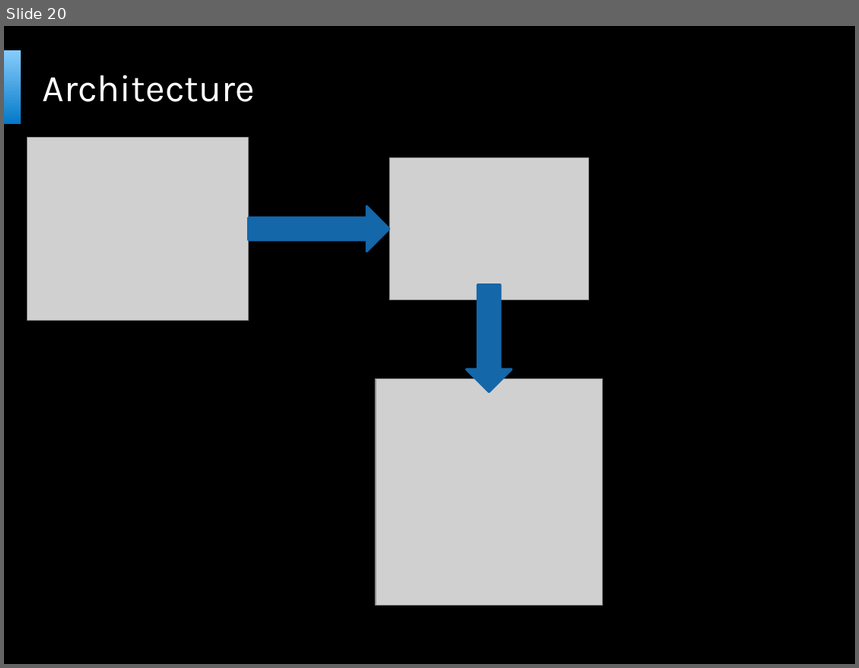
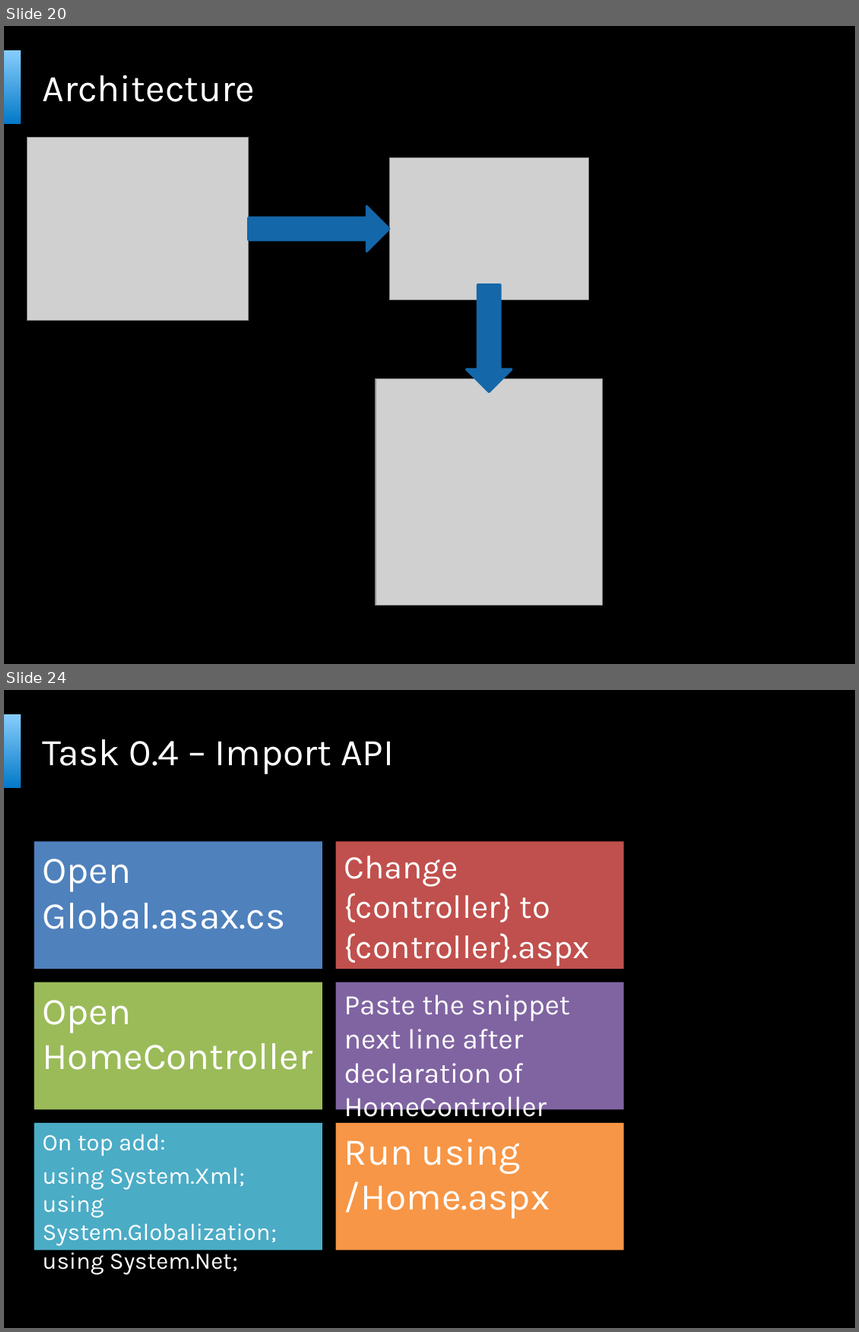
Before and after one commit to bartekwasielak/Presentation, a slide deck: Programming Made Easy.pptx. Shown one above the other, each under a label of ours: slide 20 before the commit, slides 20 and 24 after it; the slides between them are not shown. The pictures are 859x668 and 859x1332 pixels, drawn with LibreOffice and Linux fonts; fonts in the diff are those of the drawing; grey boxes stand for pictures; background and template pictures are left out. Boxes give left, top, right and bottom in pixels: in the first picture for what was removed or moved away, otherwise in the second. Text is boxed around its words. In the diff, an @@ line names an element or a change of style, - is before the commit and + after.

```diff
--- a/Programming Made Easy.pptx
+++ b/Programming Made Easy.pptx
@@ slide 24 added at [4,690,855,1328], background picture (left out); not listed: 2 template elements that a slide beside it also shows @@
@@ title added at [43,739,394,774], 32 pt, text #FFFFFF @@
+Task 0.4 – Import API
@@ text added at [34,841,322,969], fill #4F81BD, 32 pt, text #FFFFFF @@
+Open Global.asax.cs
@@ text added at [336,841,624,969], fill #C0504D, 28 pt, text #FFFFFF @@
+Change {controller} to {controller}.aspx
@@ text added at [34,983,322,1110], fill #9BBB59, 32 pt, text #FFFFFF @@
+Open HomeController
@@ text added at [336,983,624,1110], fill #8064A2, 24 pt, text #FFFFFF @@
+Paste the snippet next line after declaration of HomeController
@@ text added at [34,1123,322,1251], fill #4BACC6, 20 pt, text #FFFFFF @@
+On top add:
+using System.Xml;
+using System.Globalization;
+using System.Net;
@@ text added at [336,1123,624,1251], fill #F79646, 32 pt, text #FFFFFF @@
+Run using /Home.aspx
```
Also in this commit, not shown: 13 slides changed, 1 slide removed, 1 other file.
